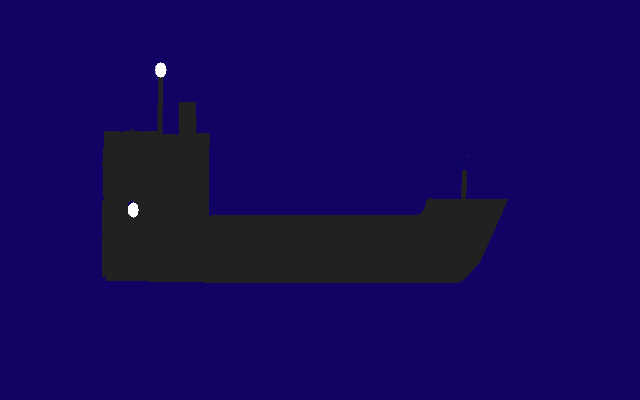
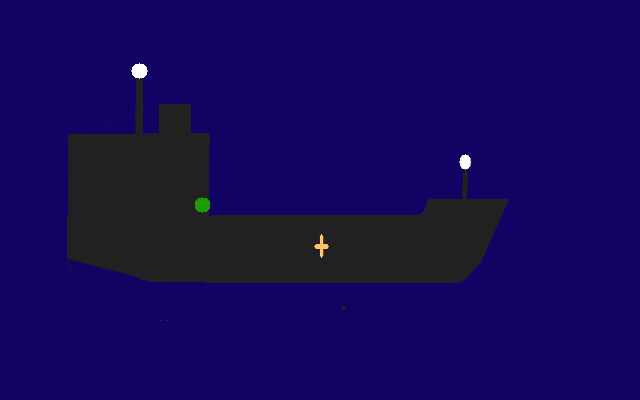
Two versions of the same layered image (640 × 400). Layer-by-layer changes:
added layer "stern" above "stern light" over [67, 120, 167, 321]
added layer "stern light" above "chimney" over [131, 63, 148, 134]
added layer "chimney" above "ship" over [160, 104, 180, 136]
added layer "ship" above "Background" over [130, 62, 509, 283]
painted on "Background" over [94, 62, 509, 310]
